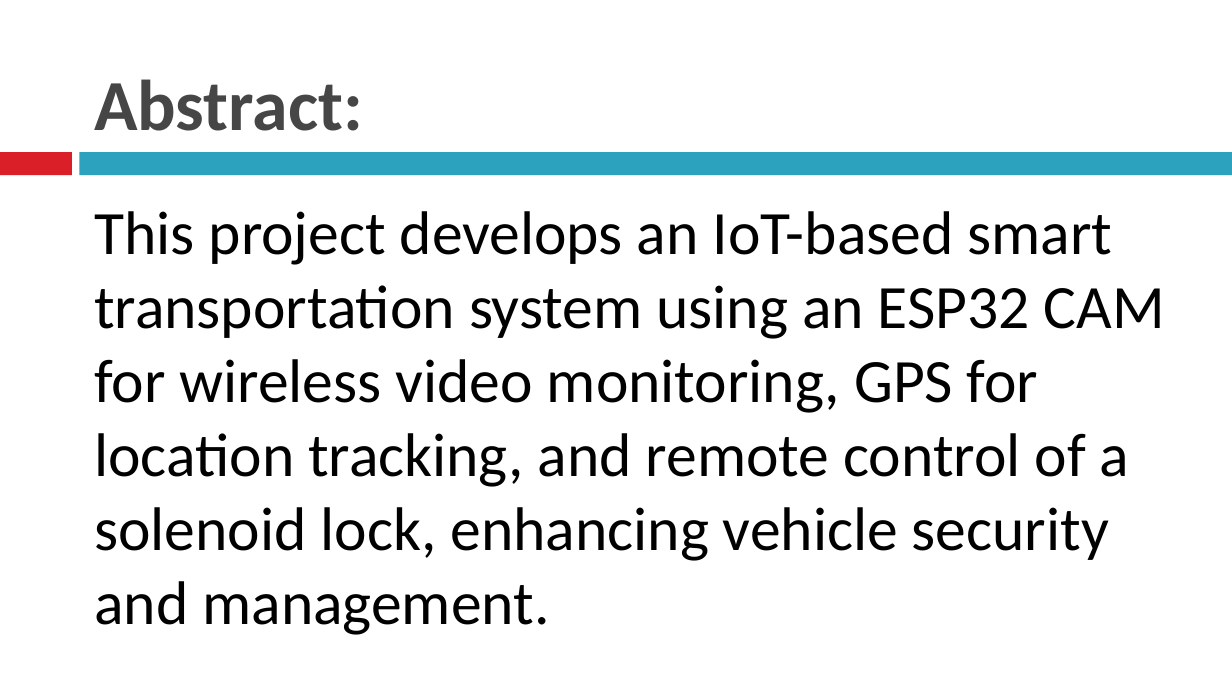
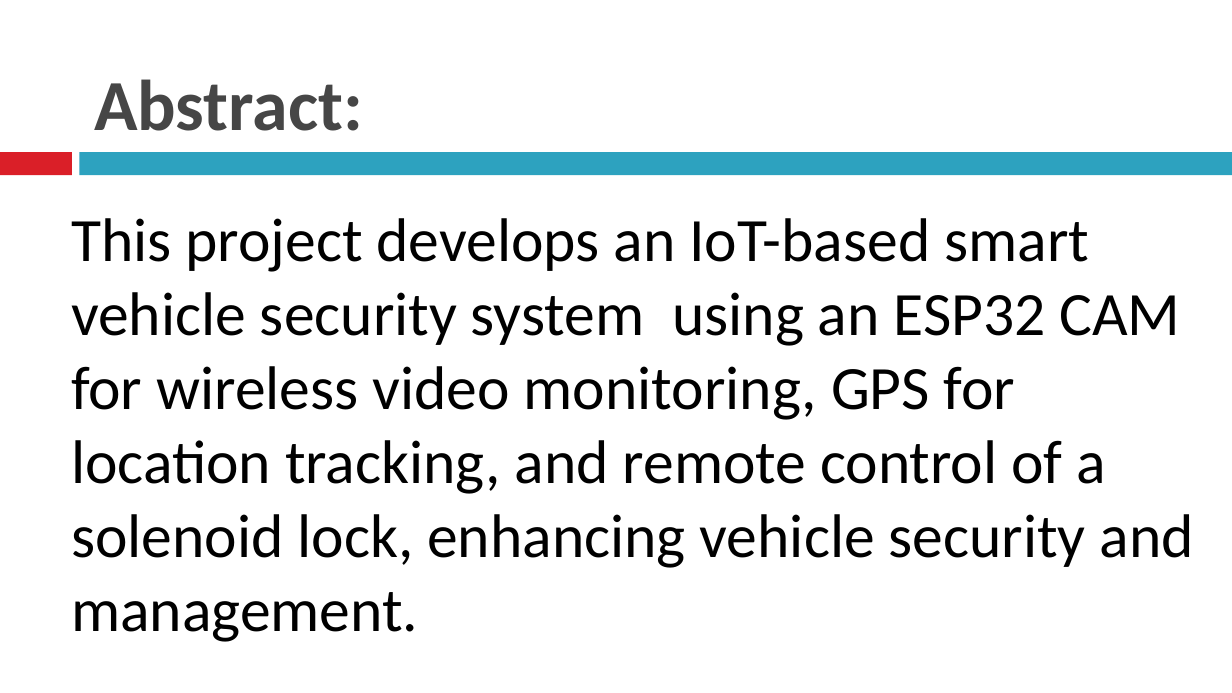
Before and after one commit to manmadhan00/GPS-SYSTEM-, a slide deck: slide 2 of TEAM NO 23.pptx. Drawn at 1232x693 pixels with LibreOffice and Linux fonts; fonts in the diff are those of the drawing. Boxes give left, top, right and bottom in pixels: in the first picture for what was removed or moved away, otherwise in the second. Text is boxed around its words. In the diff, an @@ line names an element or a change of style, - is before the commit and + after.

```diff
--- a/TEAM NO 23.pptx
+++ b/TEAM NO 23.pptx
@@ text at [71, 218, 1194, 642]: text changed @@
-This project develops an IoT-based smart transportation system using an ESP32 CAM for wireless video monitoring, GPS for location tracking, and remote control of a solenoid lock, enhancing vehicle security and management.
+This project develops an IoT-based smart vehicle security system using an ESP32 CAM for wireless video monitoring, GPS for location tracking, and remote control of a solenoid lock, enhancing vehicle security and management.
```
Also in this commit, not shown: 2 other slides changed, 3 slides added, 1 slide removed.
